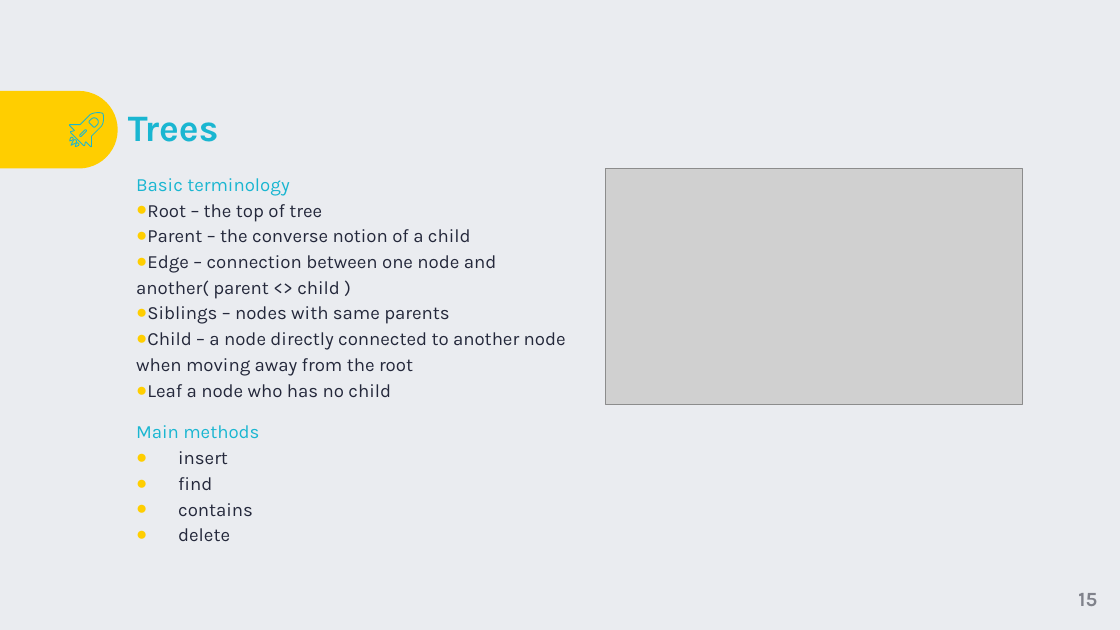
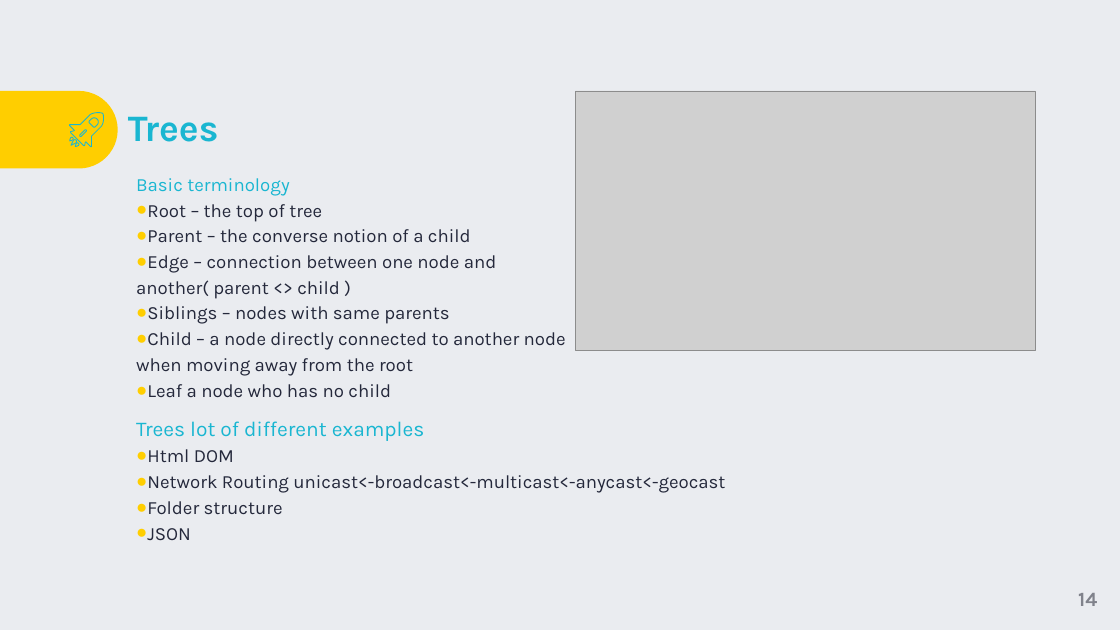
Before and after one commit to TigranVardanyan/Algorithms-and-Data-structures, a slide deck: slide 14 of ds&a.pptx (slide 15 before the commit). Drawn at 1120x630 pixels with LibreOffice and Linux fonts; fonts in the diff are those of the drawing; grey boxes stand for pictures; background and template pictures are left out. Boxes give left, top, right and bottom in pixels: in the first picture for what was removed or moved away, otherwise in the second. Text is boxed around its words. In the diff, an @@ line names an element or a change of style, - is before the commit and + after.

```diff
--- a/ds&a.pptx
+++ b/ds&a.pptx
@@ picture: place and size @@
-picture at [606,169,1023,405]
+picture at [576,91,1035,350]
@@ text removed at [136,425,259,541] @@
-Main methods
-● insert
-● find
-● contains
-● delete
@@ text added at [136,421,725,540], 16 pt, text #24283B @@
+Trees lot of different examples
+● Html DOM
+● Network Routing unicast<-broadcast<-multicast<-anycast<-geocast
+● Folder structure
+● JSON
@@ page number at [1078,593,1097,606]: text changed @@
-15
+14
```
Also in this commit, not shown: 15 other slides changed, 6 slides removed, 2 other files.
